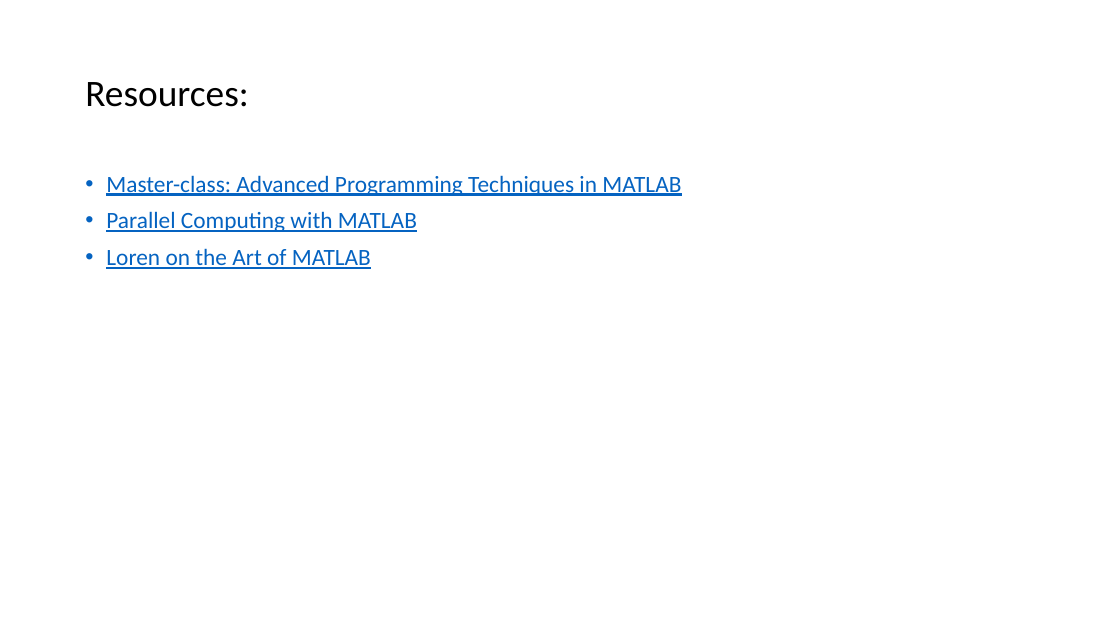
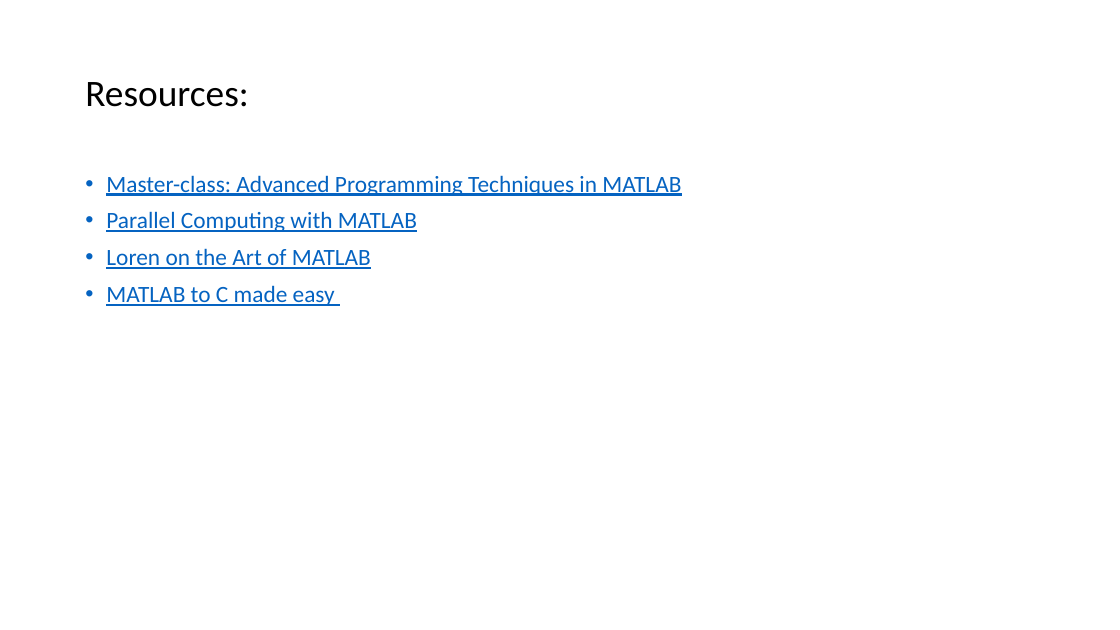
Before and after one commit to viveksgr/MATLAB_workshop, a slide deck: slide 46 of Advanced MATLAB Workshop.pptx. Drawn at 1120x630 pixels with LibreOffice and Linux fonts; fonts in the diff are those of the drawing. Boxes give left, top, right and bottom in pixels: in the first picture for what was removed or moved away, otherwise in the second. Text is boxed around its words. In the diff, an @@ line names an element or a change of style, - is before the commit and + after.

```diff
--- a/Advanced MATLAB Workshop.pptx
+++ b/Advanced MATLAB Workshop.pptx
@@ text at <box>106,285,335,306</box>: paragraph added @@
+• MATLAB to C made easy
```
Also in this commit, not shown: 5 other files.
